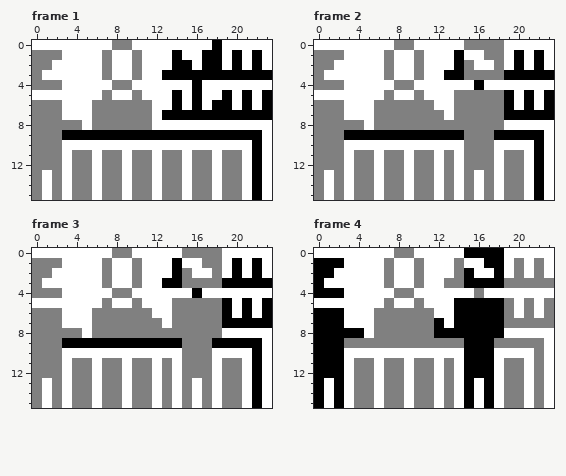
Two versions of one pixel-art file, Sprites/Bar.aseprite. The first picture shows the starting point.
24x16 pixels, 5 frames. Shown: frame 1, frame 2, frame 3, frame 4. The commit also changed other frames, which this record leaves out.
The result:
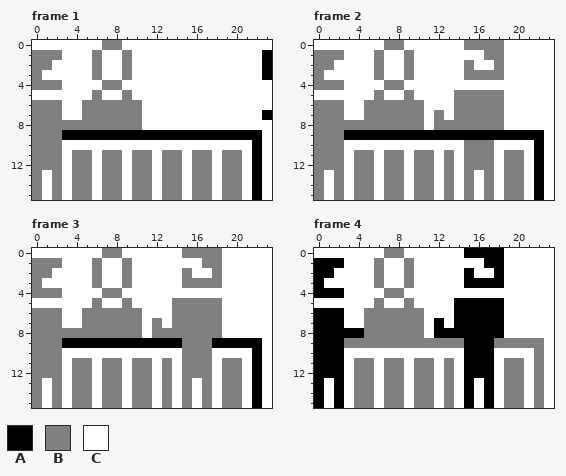
Palette (. is transparent): A #000000  B #808080  C #ffffff
The exact change:
layer "Shelf" now hidden
Changed rows in their new state; - is an unchanged pixel.
Frame 1:
first column x 5:
 0 --B-C--------C-----
 1 -BC-BC---C--CC-C-CA
 2 -BC-BC---CC-CC-C-CA
 3 -BC-BC--CCCCCCCCCC-
 4 --B-C------C-------
 5 -BC-BC---C-C--C-C-C
 6 B-----C--C-C-CC-C-C
 7 B-----C-CCCCCCCCCC-
 8 B-----C------------
Frame 2:
first column x 5:
 0 --B-C--------------
 1 -BC-BC---C-----C-C-
 2 -BC-BC---C-----C-C-
 3 -BC-BC--CC----CCCCC
 4 --B-C------C-------
 5 -BC-BC--------C-C-C
 6 B-----C-------C-C-C
 7 B-----C-------CCCCC
 8 B-----C------------
 9 ----------AAA------
Frame 3:
first column x 5:
 0 --B-C--------------
 1 -BC-BC---C-----C-C-
 2 -BC-BC---C-----C-C-
 3 -BC-BC--CC----CCCCC
 4 --B-C------C-------
 5 -BC-BC--------C-C-C
 6 B-----C-------C-C-C
 7 B-----C-------CCCCC
 8 B-----C------------
Frame 4: the same change as frame 3
Boxes around the changes in both pictures, in picture pixels (x1, y1, x2, y2):
changed: (82, 40, 272, 130)
changed: (364, 40, 554, 140)
changed: (82, 248, 272, 338)
changed: (364, 248, 554, 338)
